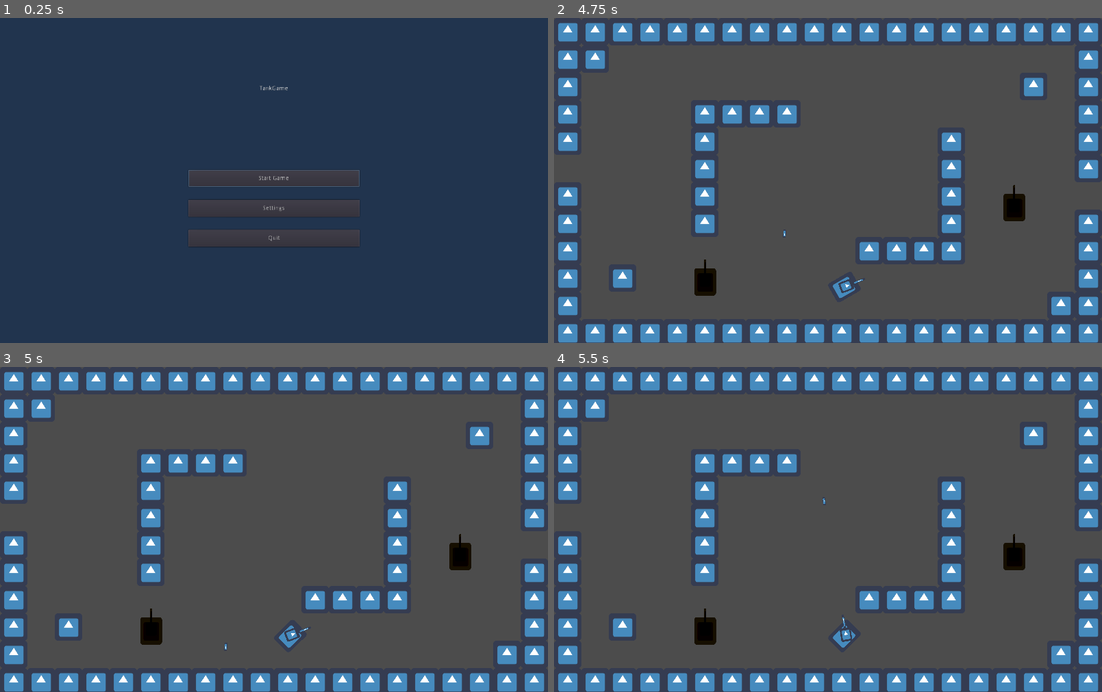
Above: before the commit, frames 1-4 (two rows, left to right).
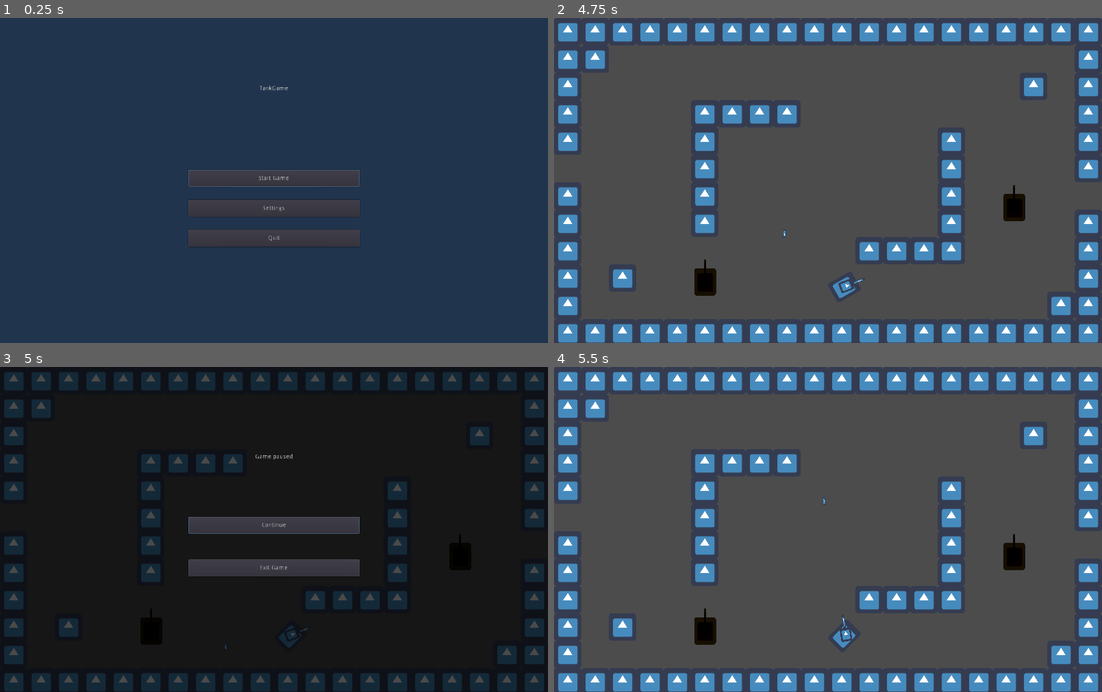
Above: after the commit, the same moments.

Repository: Stefan-Horst/TankGame
Game: Godot game, scene res://main.tscn
Two runs of this game, one before a commit and one after it. Both use one fixed random seed, a clock stepped at 60 frames per second and the inputs below. The engine's default icon, where the game draws it, is replaced by a stand-in: a white triangle on a blue panel in a dark square.
Inputs (mouse positions are in pixels of both pictures, inside the frame that each line leads up to):
- Up to frame 1 (0.25 s): no input
- Up to frame 2 (4.75 s): click "Start Game" at 0.5 s; tap Enter at 1.25 s; move the mouse to (948, 164) at 1.27 s; hold Right (ui_right) 1.28-2.03 s; tap Space (ui_select) at 1.52, 2.27, 3.77, 4.52 s; move the mouse to (718, 196) at 2.02 s; hold Down (ui_down) 2.03-2.78 s; move the mouse to (882, 109) at 2.77 s; hold Right (ui_right) 2.78-3.53 s; move the mouse to (800, 245) at 3.52 s; hold Up (ui_up) 3.53-4.28 s; move the mouse to (992, 229) at 4.27 s; hold Left (ui_left) from 4.28 s (still down)
- Up to frame 3 (5 s): keep holding Left (ui_left); tap Escape (ui_cancel) at 4.9 s
- Up to frame 4 (5.5 s): release Left (ui_left) at 5 s; click (828, 526) at 5 s, where only the run after the commit has a clickable "Continue"

Frames 1-2 are identical in both runs. In frame 3, 96% of the frame differs, in the area x 0-100%, y 0-100%; in frame 4, nothing differs.

Commit message:
Add ingame pause menu
game is not really paused, but an overlay with the option to quit the game is shown

Diff:
--- a/game.gd
+++ b/game.gd
@@ -1,10 +1,17 @@
 extends Node2D
+
+signal menu_pause()
 
 var player_can_shoot = true
 
 onready var player = $Player
 onready var cooldown_timer = player.get_node("TimerGunCooldown")
 onready var enemies = $Enemies
+
+func _process(_delta):
+	if Input.is_action_just_pressed("ui_cancel") and self.visible:
+		emit_signal("menu_pause")
+
 
 func _on_shoot_projectile(Projectile, caller, location, direction):
 	## let player only shoot if gun not on cooldown
--- a/main.gd
+++ b/main.gd
@@ -3,6 +3,7 @@
 onready var game = $Game
 onready var menus = $Menus
 onready var menu_main = $Menus/MainMenu
+onready var menu_pause = $Menus/Pause
 
 func _ready():
 	menu_main.btn_start_game.grab_focus()
@@ -13,6 +14,13 @@
 	game.visible = true
 
 
+func _on_Pause_quit_game():
+	menu_pause.visible = false
+	game.visible = false
+	menu_main.visible = true
+	menus.pause_menu_active = false
+
+
 func _on_MainMenu_quit():
 	## quit game properly
 	get_tree().notification(MainLoop.NOTIFICATION_WM_QUIT_REQUEST)
--- a/main.tscn
+++ b/main.tscn
@@ -1,7 +1,8 @@
-[gd_scene load_steps=6 format=2]
+[gd_scene load_steps=7 format=2]
 
 [ext_resource path="res://menus.gd" type="Script" id=1]
 [ext_resource path="res://game.tscn" type="PackedScene" id=2]
+[ext_resource path="res://menus/pause.tscn" type="PackedScene" id=3]
 [ext_resource path="res://main.gd" type="Script" id=5]
 [ext_resource path="res://menus/title.tscn" type="PackedScene" id=6]
 [ext_resource path="res://menus/settings.tscn" type="PackedScene" id=7]
@@ -21,9 +22,15 @@
 [node name="Settings" parent="Menus" instance=ExtResource( 7 )]
 visible = false
 
+[node name="Pause" parent="Menus" instance=ExtResource( 3 )]
+visible = false
+
 [node name="Networking" type="Node" parent="."]
 
+[connection signal="menu_pause" from="Game" to="Menus" method="_on_show_pause_menu"]
 [connection signal="quit" from="Menus/MainMenu" to="." method="_on_MainMenu_quit"]
 [connection signal="settings_menu" from="Menus/MainMenu" to="Menus" method="_on_MainMenu_settings_menu"]
 [connection signal="start_game" from="Menus/MainMenu" to="." method="_on_MainMenu_start_game"]
 [connection signal="settings_back" from="Menus/Settings" to="Menus" method="_on_Settings_settings_back"]
+[connection signal="menu_pause" from="Menus/Pause" to="Menus" method="_on_show_pause_menu"]
+[connection signal="quit_game" from="Menus/Pause" to="." method="_on_Pause_quit_game"]
--- a/menus.gd
+++ b/menus.gd
@@ -1,7 +1,10 @@
 extends Control
+
+var pause_menu_active = false
 
 onready var main_menu = $MainMenu
 onready var settings_menu = $Settings
+onready var pause_menu = $Pause
 
 func _on_MainMenu_settings_menu():
 	main_menu.visible = false
@@ -13,3 +16,13 @@
 	settings_menu.visible = false
 	main_menu.visible = true
 	main_menu.btn_start_game.grab_focus()
+
+
+func _on_show_pause_menu():
+	if not pause_menu_active:
+		# game stays visible in background
+		pause_menu.visible = true
+		pause_menu.btn_continue.grab_focus()
+	else:
+		pause_menu.visible = false
+	pause_menu_active = not pause_menu_active
--- /dev/null
+++ b/menus/pause.gd
@@ -0,0 +1,14 @@
+extends Control
+
+signal menu_pause()
+signal quit_game()
+
+onready var btn_continue = $"%BtnContinue"
+
+func _on_BtnContinue_pressed():
+	# handle visibility of pause menu in menus.gd
+	emit_signal("menu_pause")
+
+
+func _on_BtnExit_pressed():
+	emit_signal("quit_game")
--- /dev/null
+++ b/menus/pause.tscn
@@ -0,0 +1,74 @@
+[gd_scene load_steps=2 format=2]
+
+[ext_resource path="res://menus/pause.gd" type="Script" id=1]
+
+[node name="Control" type="Control"]
+anchor_right = 1.0
+anchor_bottom = 1.0
+script = ExtResource( 1 )
+
+[node name="ColorRect" type="ColorRect" parent="."]
+anchor_right = 1.0
+anchor_bottom = 1.0
+color = Color( 0, 0, 0, 0.705882 )
+
+[node name="VBoxContainer" type="VBoxContainer" parent="."]
+anchor_left = 0.5
+anchor_right = 0.5
+anchor_bottom = 1.0
+margin_left = -400.0
+margin_right = 400.0
+margin_bottom = -100.0
+custom_constants/separation = 100
+alignment = 1
+
+[node name="LabelTitle" type="Label" parent="VBoxContainer"]
+margin_top = 170.0
+margin_right = 800.0
+margin_bottom = 250.0
+rect_min_size = Vector2( 0, 80 )
+text = "Game paused"
+align = 1
+valign = 1
+
+[node name="MarginContainer" type="MarginContainer" parent="VBoxContainer"]
+margin_top = 350.0
+margin_right = 800.0
+margin_bottom = 490.0
+rect_min_size = Vector2( 200, 20 )
+custom_constants/margin_right = 200
+custom_constants/margin_left = 200
+
+[node name="VBoxContainer" type="VBoxContainer" parent="VBoxContainer/MarginContainer"]
+margin_left = 200.0
+margin_right = 600.0
+margin_bottom = 140.0
+rect_min_size = Vector2( 100, 0 )
+size_flags_horizontal = 3
+custom_constants/separation = 60
+alignment = 1
+
+[node name="BtnContinue" type="Button" parent="VBoxContainer/MarginContainer/VBoxContainer"]
+unique_name_in_owner = true
+margin_right = 400.0
+margin_bottom = 40.0
+rect_min_size = Vector2( 100, 40 )
+focus_neighbour_top = NodePath("../BtnExit")
+focus_neighbour_bottom = NodePath("../BtnExit")
+focus_next = NodePath("../BtnExit")
+focus_previous = NodePath("../BtnExit")
+text = "Continue"
+
+[node name="BtnExit" type="Button" parent="VBoxContainer/MarginContainer/VBoxContainer"]
+margin_top = 100.0
+margin_right = 400.0
+margin_bottom = 140.0
+rect_min_size = Vector2( 100, 40 )
+focus_neighbour_top = NodePath("../BtnContinue")
+focus_neighbour_bottom = NodePath("../BtnContinue")
+focus_next = NodePath("../BtnContinue")
+focus_previous = NodePath("../BtnContinue")
+text = "Exit Game"
+
+[connection signal="pressed" from="VBoxContainer/MarginContainer/VBoxContainer/BtnContinue" to="." method="_on_BtnContinue_pressed"]
+[connection signal="pressed" from="VBoxContainer/MarginContainer/VBoxContainer/BtnExit" to="." method="_on_BtnExit_pressed"]
